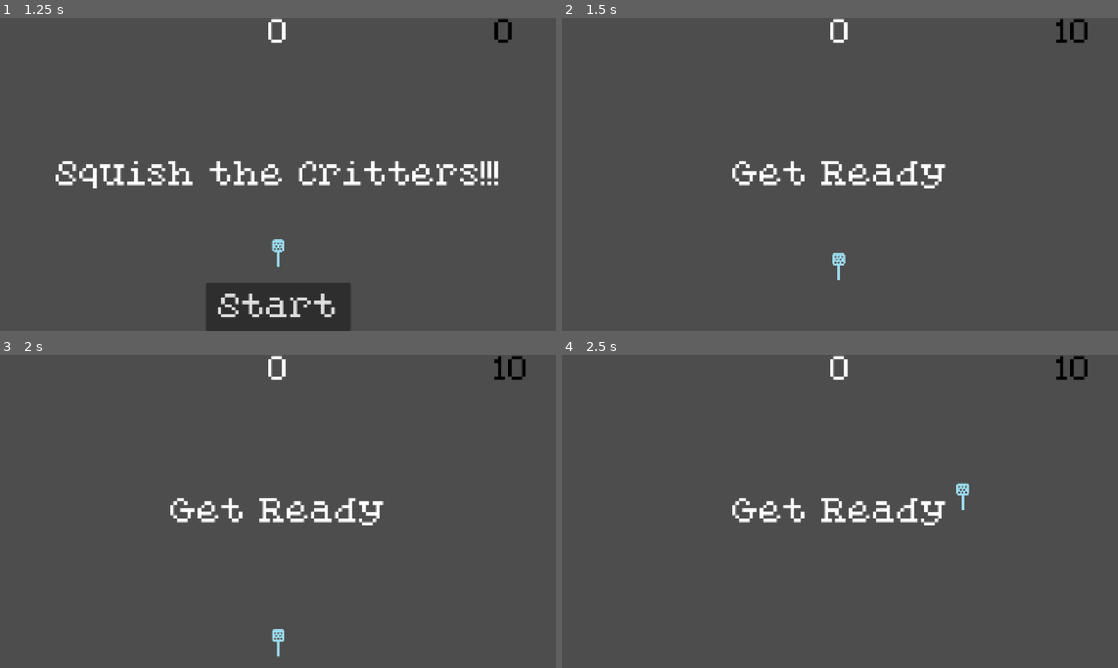
Above: before the commit, frames 1-4 (two rows, left to right).
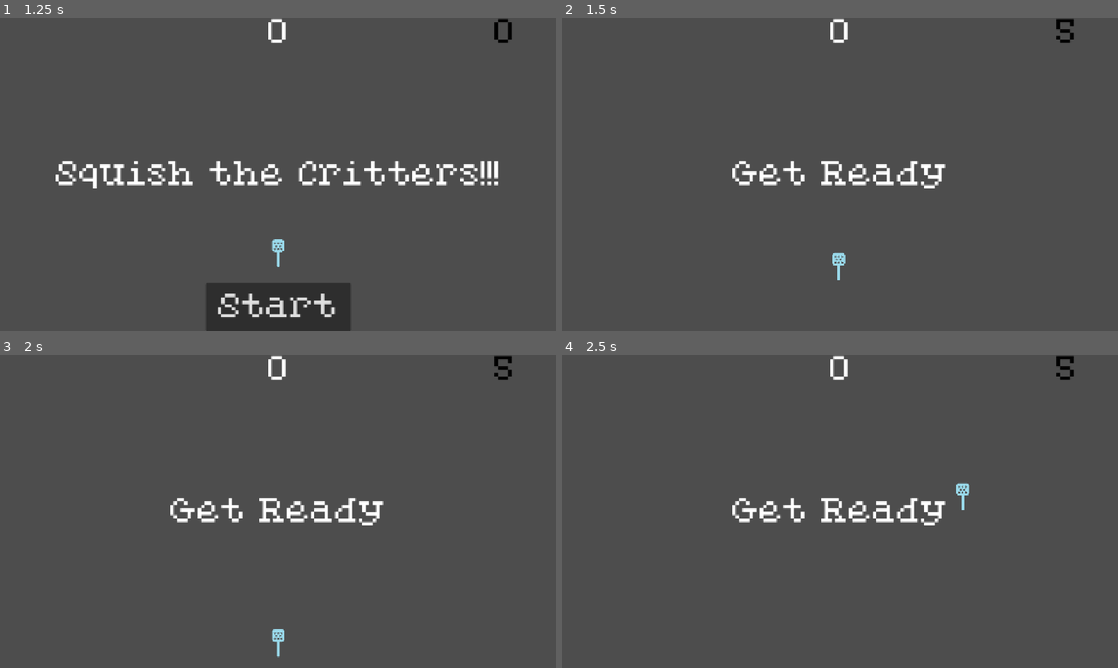
Above: after the commit, the same moments.

Repository: Evenwood/godotgamejame84
Game: Godot game, scene res://gui/title.tscn
Same seed, same stepped clock (60 frames per second), same inputs: the game is played once before the commit and once after it.
Inputs (mouse positions are in pixels of both pictures, inside the frame that each line leads up to):
- Up to frame 1 (1.25 s): click "Start" at 0.5 s
- Up to frame 2 (1.5 s): click "Start" at 1.25 s
- Up to frame 3 (2 s): no input
- Up to frame 4 (2.5 s): tap Enter at 2 s; move the mouse to (962, 495) at 2.02 s; click (962, 495) at 2.1 s

Frame 1 is identical in both runs. In frame 2, 0.2% of the frame differs, in the area x 88-95%, y 0-8%; in frame 3, 0.2%; in frame 4, 0.2%.

Commit message:
Added continue, restart, and exit buttons to the stat panel

Diff:
--- a/gamejam84/core.gd
+++ b/gamejam84/core.gd
@@ -1,7 +1,7 @@
 extends Node
 
 
-const TIME_LIMIT = 10
+const TIME_LIMIT = 5
 const MAIN_MESSAGE = "Squish the Critters!!!"
 const TITLE = "CREEPY CRITTER SQUISHER"
 
--- a/gamejam84/gui/stats.gd
+++ b/gamejam84/gui/stats.gd
@@ -1,4 +1,7 @@
 extends CanvasLayer
+
+signal continue_game()
+signal restart_game()
 
 @onready var critters = $StatPanel/MarginContainer/LabelContainer/CritterLabel
 @onready var powers = $StatPanel/MarginContainer/LabelContainer/PowerUpLabel
@@ -25,3 +28,17 @@
 		var percentage = snapped(acc, 0.1)
 		var percentString: String = str(percentage) + "%"
 		return percentString
+
+
+func _on_continue_button_pressed() -> void:
+	continue_game.emit()
+	hide()
+
+
+func _on_restart_button_pressed() -> void:
+	restart_game.emit()
+	hide()
+
+
+func _on_exit_button_pressed() -> void:
+	get_tree().quit()
--- a/gamejam84/gui/stats.tscn
+++ b/gamejam84/gui/stats.tscn
@@ -46,7 +46,7 @@
 
 [node name="LabelContainer" type="VBoxContainer" parent="StatPanel/MarginContainer"]
 layout_mode = 2
-theme_override_constants/separation = 60
+theme_override_constants/separation = 50
 
 [node name="CritterLabel" type="RichTextLabel" parent="StatPanel/MarginContainer/LabelContainer"]
 layout_mode = 2
@@ -107,3 +107,29 @@
 autowrap_mode = 0
 horizontal_alignment = 1
 vertical_alignment = 1
+
+[node name="ButtonContainer" type="HBoxContainer" parent="StatPanel/MarginContainer/LabelContainer"]
+layout_mode = 2
+theme_override_constants/separation = 30
+
+[node name="ContinueButton" type="Button" parent="StatPanel/MarginContainer/LabelContainer/ButtonContainer"]
+layout_mode = 2
+theme_override_fonts/font = ExtResource("1_wd47t")
+theme_override_font_sizes/font_size = 30
+text = "Continue"
+
+[node name="RestartButton" type="Button" parent="StatPanel/MarginContainer/LabelContainer/ButtonContainer"]
+layout_mode = 2
+theme_override_fonts/font = ExtResource("1_wd47t")
+theme_override_font_sizes/font_size = 30
+text = "Restart"
+
+[node name="ExitButton" type="Button" parent="StatPanel/MarginContainer/LabelContainer/ButtonContainer"]
+layout_mode = 2
+theme_override_fonts/font = ExtResource("1_wd47t")
+theme_override_font_sizes/font_size = 30
+text = "Exit"
+
+[connection signal="pressed" from="StatPanel/MarginContainer/LabelContainer/ButtonContainer/ContinueButton" to="." method="_on_continue_button_pressed"]
+[connection signal="pressed" from="StatPanel/MarginContainer/LabelContainer/ButtonContainer/RestartButton" to="." method="_on_restart_button_pressed"]
+[connection signal="pressed" from="StatPanel/MarginContainer/LabelContainer/ButtonContainer/ExitButton" to="." method="_on_exit_button_pressed"]
